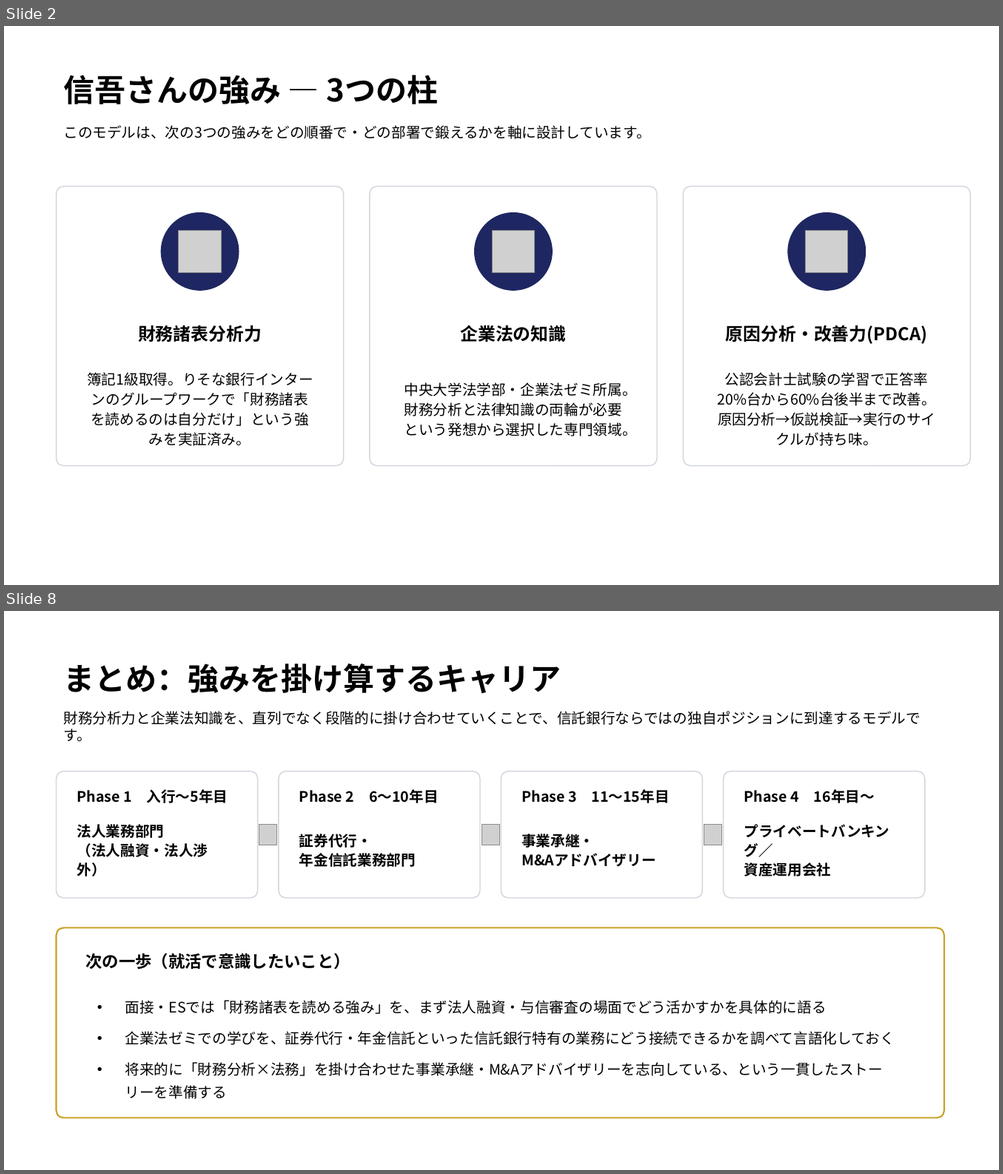
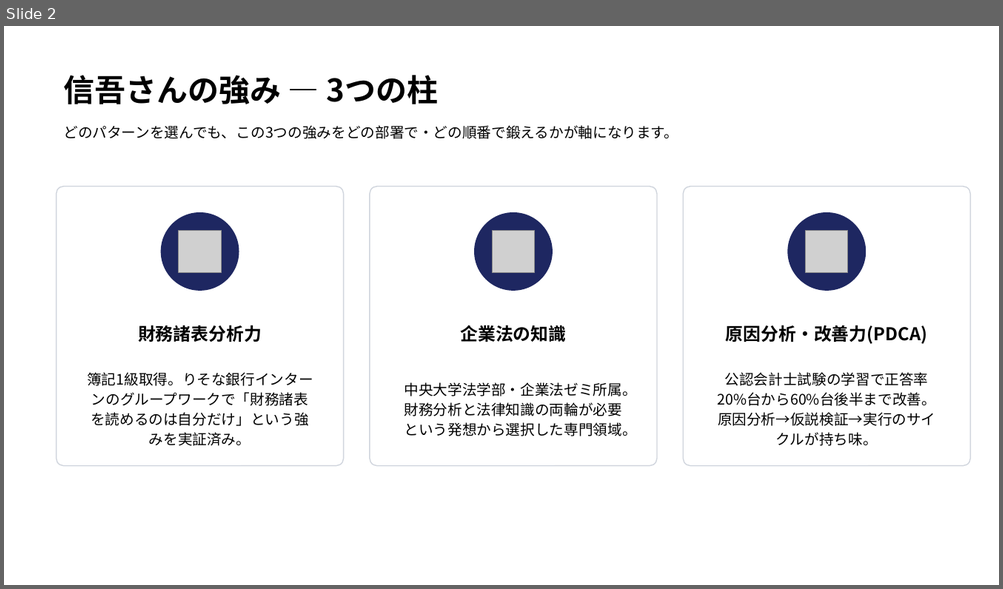
Before and after one commit to nasukazunori/NasuVault2, a slide deck: 信吾/銀行研究/添付ファイル/信託銀行キャリア形成モデル.pptx. Shown one above the other, each under a label of ours: slides 2 and 8 before the commit, slide 2 after it; the slides between them are not shown. The pictures are 1003x1174 and 1003x589 pixels, drawn with LibreOffice and Linux fonts; fonts in the diff are those of the drawing; grey boxes stand for pictures. Boxes give left, top, right and bottom in pixels: in the first picture for what was removed or moved away, otherwise in the second. Text is boxed around its words. In the diff, an @@ line names an element or a change of style, - is before the commit and + after.

```diff
--- a/信吾/銀行研究/添付ファイル/信託銀行キャリア形成モデル.pptx
+++ b/信吾/銀行研究/添付ファイル/信託銀行キャリア形成モデル.pptx
@@ slide 8 removed at <box>4,611,999,1170</box>, background #FFFFFF @@
@@ text removed at <box>63,664,560,694</box> @@
-まとめ：強みを掛け算するキャリア
@@ text removed at <box>63,711,920,741</box> @@
-財務分析力と企業法知識を、直列でなく段階的に掛け合わせていくことで、信託銀行ならではの独自ポジションに到達するモデルです。
@@ rounded rectangle removed at <box>57,772,258,898</box> @@
@@ rounded rectangle removed at <box>279,772,480,898</box> @@
@@ rounded rectangle removed at <box>501,772,703,898</box> @@
@@ rounded rectangle removed at <box>723,772,925,898</box> @@
@@ text removed at <box>77,789,228,803</box> @@
-Phase 1 入行〜5年目
@@ text removed at <box>299,789,438,803</box> @@
-Phase 2 6〜10年目
@@ text removed at <box>521,789,669,803</box> @@
-Phase 3 11〜15年目
@@ text removed at <box>744,789,874,803</box> @@
-Phase 4 16年目〜
@@ text removed at <box>77,824,208,877</box> @@
-法人業務部門
-（法人融資・法人渉外）
@@ picture removed at <box>259,824,277,846</box> @@
@@ picture removed at <box>481,824,499,846</box> @@
@@ picture removed at <box>704,824,722,846</box> @@
@@ text removed at <box>744,824,890,877</box> @@
-プライベートバンキング／
-資産運用会社
@@ text removed at <box>299,834,415,867</box> @@
-証券代行・
-年金信託業務部門
@@ text removed at <box>521,834,655,867</box> @@
-事業承継・
-M&Aアドバイザリー
@@ rounded rectangle removed at <box>57,928,944,1119</box> @@
@@ text removed at <box>86,953,350,969</box> @@
-次の一歩（就活で意識したいこと）
@@ text removed at <box>125,1000,894,1099</box> @@
-• 面接・ESでは「財務諸表を読める強み」を、まず法人融資・与信審査の場面でどう活かすかを具体的に語る
-• 企業法ゼミでの学びを、証券代行・年金信託といった信託銀行特有の業務にどう接続できるかを調べて言語化しておく
-• 将来的に「財務分析×法務」を掛け合わせた事業承継・M&Aアドバイザリーを志向している、という一貫したストーリーを準備する
@@ slide 2 changed as well @@
@@ text at <box>63,125,678,139</box>: text changed @@
-このモデルは、次の3つの強みをどの順番で・どの部署で鍛えるかを軸に設計しています。
+どのパターンを選んでも、この3つの強みをどの部署で・どの順番で鍛えるかが軸になります。
```
Also in this commit, not shown: 1 other slide changed, 5 slides added, 5 other slides removed.
